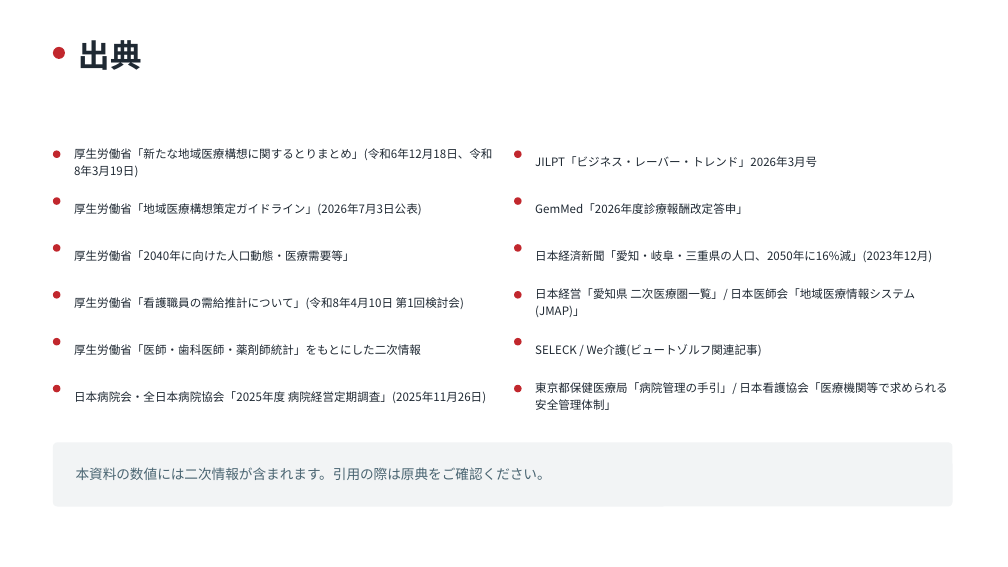
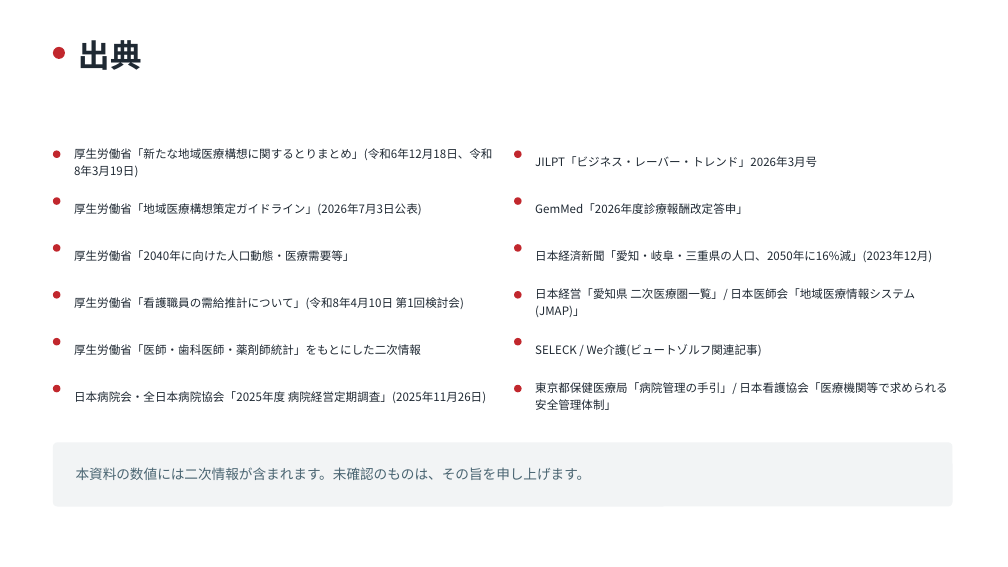
Before and after one commit to arakawa19990115-beep/my-code, a slide deck: slide 23 of ともき医療ワークス/02_作業中/講演スライド_経営層向け90分.pptx. Drawn at 1008x567 pixels with LibreOffice and Linux fonts; fonts in the diff are those of the drawing. Boxes give left, top, right and bottom in pixels: in the first picture for what was removed or moved away, otherwise in the second. Text is boxed around its words. In the diff, an @@ line names an element or a change of style, - is before the commit and + after.

```diff
--- a/ともき医療ワークス/02_作業中/講演スライド_経営層向け90分.pptx
+++ b/ともき医療ワークス/02_作業中/講演スライド_経営層向け90分.pptx
@@ text at box(76, 467, 591, 480): text changed @@
-本資料の数値には二次情報が含まれます。引用の際は原典をご確認ください。
+本資料の数値には二次情報が含まれます。未確認のものは、その旨を申し上げます。
```
Also in this commit, not shown: 2 other slides changed, 6 other files.
